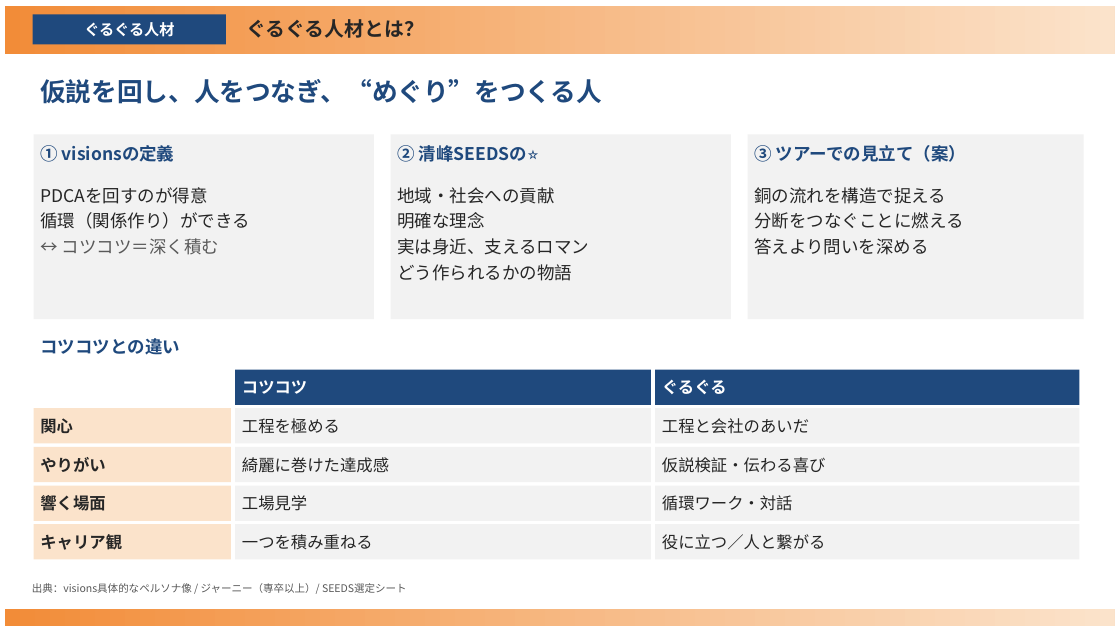
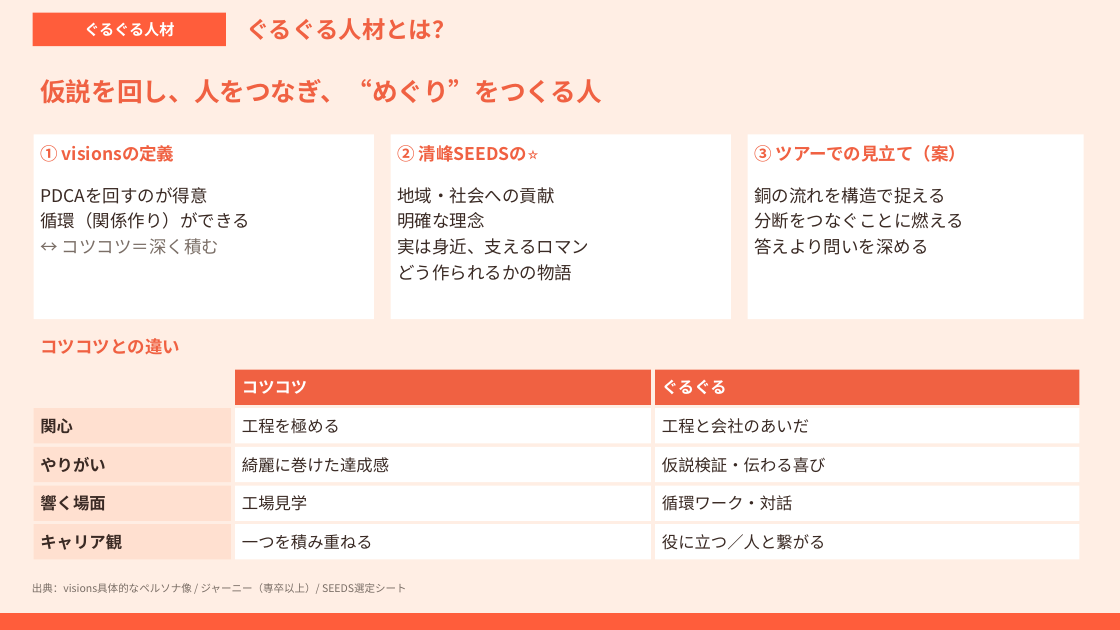
Before and after one commit to tatatatachan/claude, a slide deck: slide 1 of guruguru/guruguru_target_tour.pptx. Drawn at 1120x630 pixels with LibreOffice and Linux fonts; fonts in the diff are those of the drawing. Boxes give left, top, right and bottom in pixels: in the first picture for what was removed or moved away, otherwise in the second. Text is boxed around its words. In the diff, an @@ line names an element or a change of style, - is before the commit and + after.

```diff
--- a/guruguru/guruguru_target_tour.pptx
+++ b/guruguru/guruguru_target_tour.pptx
@@ background #FFFFFF to #FFEEE4 @@
@@ rectangle "ぐるぐる人材" at [33,13,226,46]: fill #1F497D to #FF5D3B @@
@@ text "ぐるぐる人材とは？" at [246,18,455,40]: size 17 to 20 pt, text colour #262626 to #F06142 @@
@@ fill #F2F2F2 to #FFFFFF in 3 elements at [34,134,374,319], [391,134,731,319], [748,134,1084,319] @@
@@ text "PDCAを回すのが得意" at [40,187,250,255]: text colour #262626 to #3A2A24 in "PDCAを回すのが得意", "循環（関係作り）ができる"; text colour #595959 to #7A6E66 in "↔ コツコツ＝深く積む" @@
@@ text "地域・社会への貢献" at [397,187,589,281]: text colour #262626 to #3A2A24 @@
@@ text "銅の流れを構造で捉える" at [754,187,963,255]: text colour #262626 to #3A2A24 @@
@@ text colour #1F497D to #F06142 in 5 elements at [40,79,602,104], [40,145,175,162], [397,145,539,162], [754,145,966,162], [40,338,180,355] @@
@@ rectangle "コツコツ" at [235,370,651,405]: fill #1F497D to #F06142 @@
@@ rectangle "ぐるぐる" at [655,370,1080,405]: fill #1F497D to #F06142 @@
@@ text colour #262626 to #3A2A24; fill #FBE3CB to #FFE0D0 in 4 elements at [34,408,231,444], [34,447,231,482], [34,486,231,521], [34,524,231,560] @@
@@ text colour #262626 to #3A2A24; fill #F2F2F2 to #FFFFFF in 8 elements at [235,408,651,444], [655,408,1080,444], [235,447,651,482], [655,447,1080,482], [235,486,651,521], [655,486,1080,521], [235,524,651,560], [655,524,1080,560] @@
@@ text "出典：visions具体的なペルソナ像 / ジャーニー（専卒以上）/ SEEDS選定シート" at [32,583,407,594]: text colour #595959 to #7A6E66 @@
@@ rectangle: place and size @@
-rectangle at [5,6,1115,54]
+rectangle at [0,613,1120,630]
@@ rectangle at [0,613,1120,630]: fill gradient #F28C38 to #FBE3CB to #FF5D3B @@
@@ rectangle removed at [5,609,1115,626] @@
```
Also in this commit, not shown: 5 other slides changed, 1 other file.
